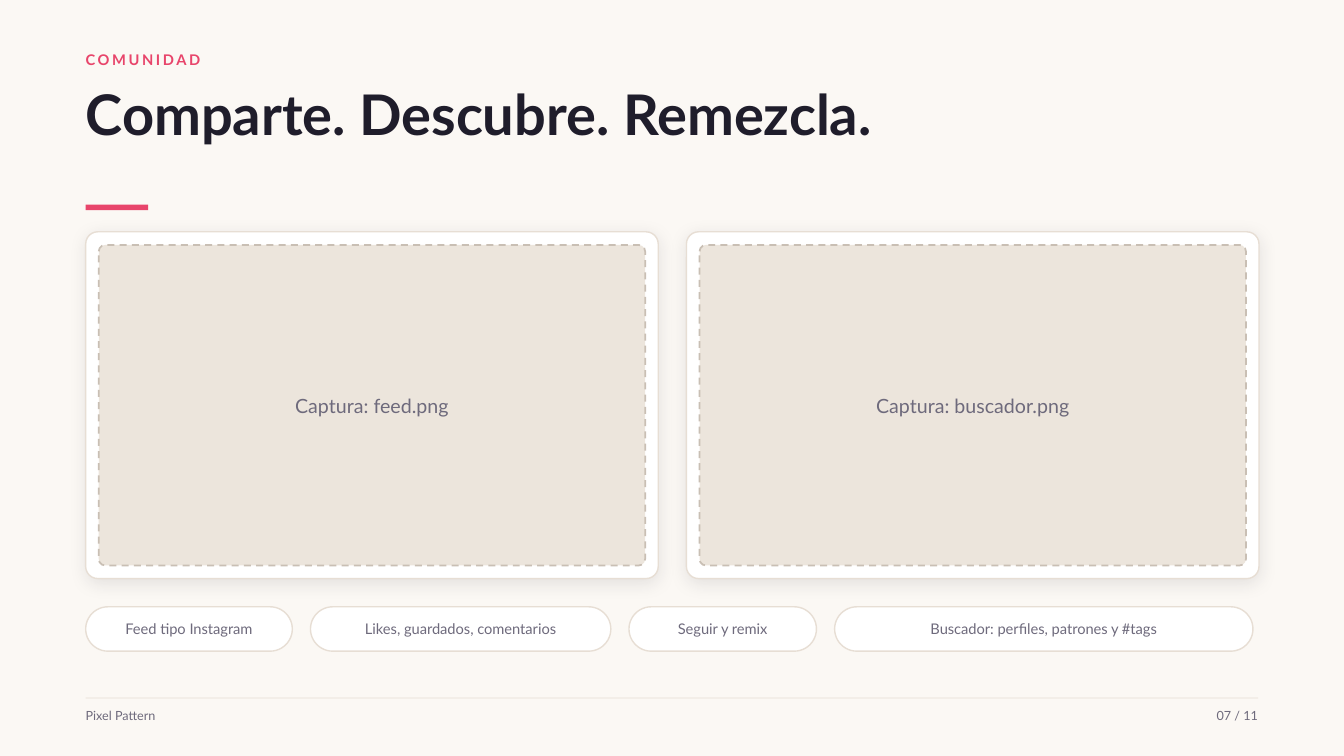
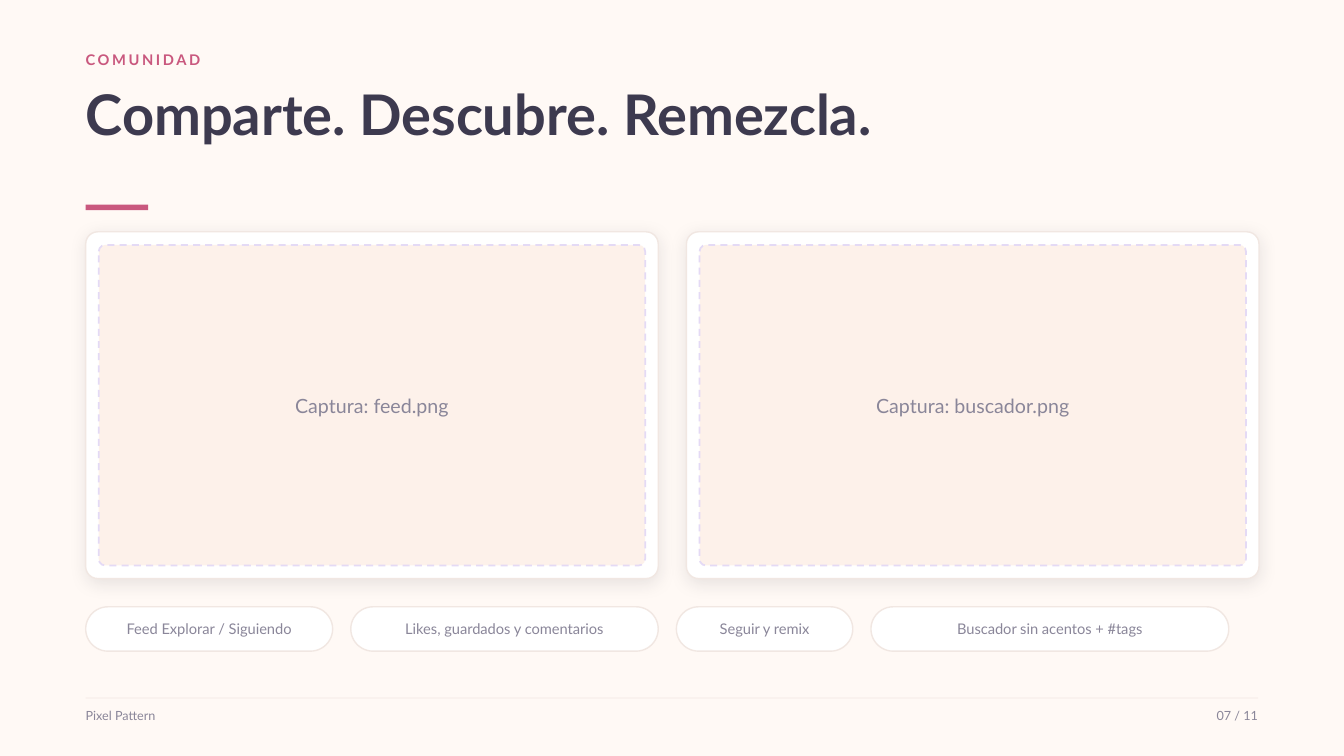
Before and after one commit to antonpayno/megan-grok, a slide deck: slide 7 of pitch/pixel-pattern-pitch.pptx. Drawn at 1344x756 pixels with LibreOffice and Linux fonts; fonts in the diff are those of the drawing. Boxes give left, top, right and bottom in pixels: in the first picture for what was removed or moved away, otherwise in the second. Text is boxed around its words. In the diff, an @@ line names an element or a change of style, - is before the commit and + after.

```diff
--- a/pitch/pixel-pattern-pitch.pptx
+++ b/pitch/pixel-pattern-pitch.pptx
@@ background #FBF8F4 to #FFF9F5 @@
@@ text "COMUNIDAD" at box(86, 54, 201, 65): text colour #E8456B to #C9587E @@
@@ text "Comparte. Descubre. Remezcla." at box(86, 93, 871, 145): text colour #1F1D2B to #3D3A4F @@
@@ rectangle at box(86, 205, 148, 211): fill #E8456B to #C9587E @@
@@ rounded rectangle at box(99, 245, 645, 566): fill #ECE5DC to #FDF1EA; outline #C9BFB4 1.25 pt dashed to #E4DAF5 1.25 pt dashed @@
@@ rounded rectangle at box(700, 245, 1246, 566): fill #ECE5DC to #FDF1EA; outline #C9BFB4 1.25 pt dashed to #E4DAF5 1.25 pt dashed @@
@@ outline #E7DED4 1 pt to #F1E7E2 1 pt in 6 elements at box(86, 232, 658, 579), box(687, 232, 1259, 579), box(871, 607, 1229, 651), box(351, 607, 658, 651), box(677, 607, 853, 651), box(86, 607, 333, 651) @@
@@ rounded rectangle: place and size @@
-rounded rectangle at box(86, 607, 292, 651)
+rounded rectangle at box(86, 607, 333, 651)
@@ text at box(127, 623, 292, 637): text changed; text colour #6E6A7C to #8A8699 @@
-Feed tipo Instagram
+Feed Explorar / Siguiendo
@@ rounded rectangle: place and size @@
-rounded rectangle at box(311, 607, 611, 651)
+rounded rectangle at box(351, 607, 658, 651)
@@ text at box(405, 623, 604, 637): text changed; text colour #6E6A7C to #8A8699 @@
-Likes, guardados, comentarios
+Likes, guardados y comentarios
@@ text colour #6E6A7C to #8A8699 in 5 elements at box(295, 398, 449, 417), box(876, 398, 1069, 417), box(86, 711, 155, 720), box(1217, 711, 1258, 720), box(720, 623, 810, 637) @@
@@ text "Seguir y remix": place and size @@
-text "Seguir y remix" at box(678, 623, 768, 637)
+text "Seguir y remix" at box(720, 623, 810, 637)
@@ rounded rectangle: place and size @@
-rounded rectangle at box(629, 607, 817, 651)
+rounded rectangle at box(677, 607, 853, 651)
@@ rounded rectangle: place and size @@
-rounded rectangle at box(835, 607, 1253, 651)
+rounded rectangle at box(871, 607, 1229, 651)
@@ text at box(957, 623, 1143, 637): text changed; text colour #6E6A7C to #8A8699 @@
-Buscador: perfiles, patrones y #tags
+Buscador sin acentos + #tags
```
Also in this commit, not shown: 10 other slides changed, 22 other files.
